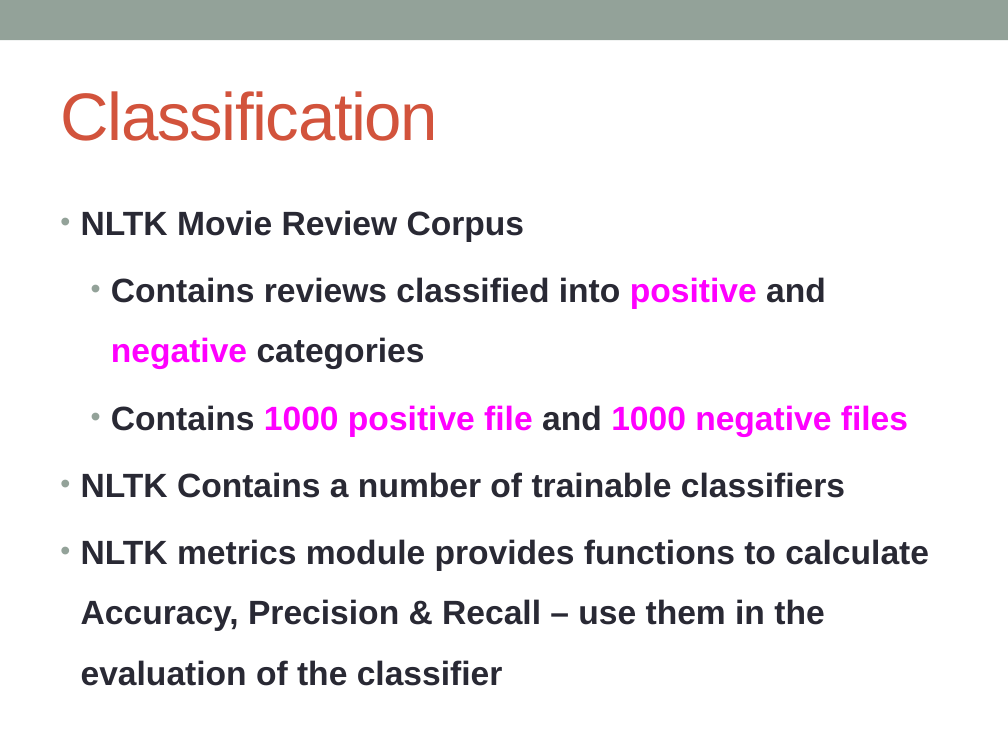
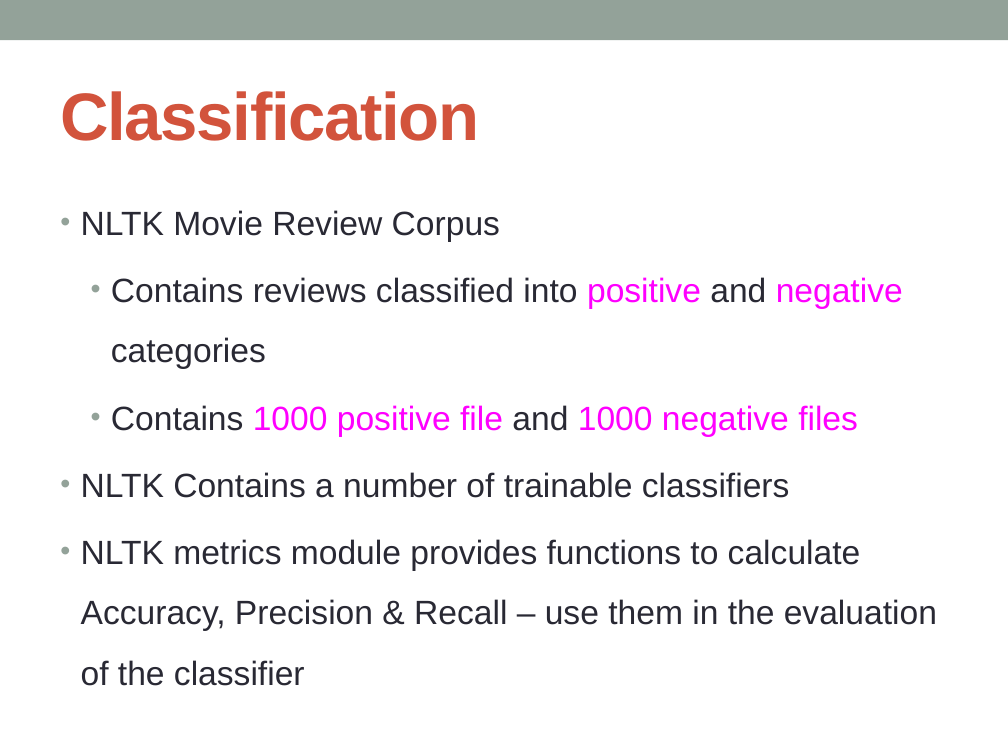
Before and after one commit to sumeshnb/6339Project, a slide deck: slide 5 of midterm_presentation.pptx. Drawn at 1008x756 pixels with LibreOffice and Linux fonts; fonts in the diff are those of the drawing. Boxes give left, top, right and bottom in pixels: in the first picture for what was removed or moved away, otherwise in the second. Text is boxed around its words. In the diff, an @@ line names an element or a change of style, - is before the commit and + after.

```diff
--- a/midterm_presentation.pptx
+++ b/midterm_presentation.pptx
@@ title "Classification" at (60, 91, 479, 141): bold on @@
@@ text "NLTK Movie Review Corpus" at (81, 210, 937, 686): bold off @@
```
Also in this commit, not shown: 6 other slides changed, 2 slides added, 4 slides removed.
